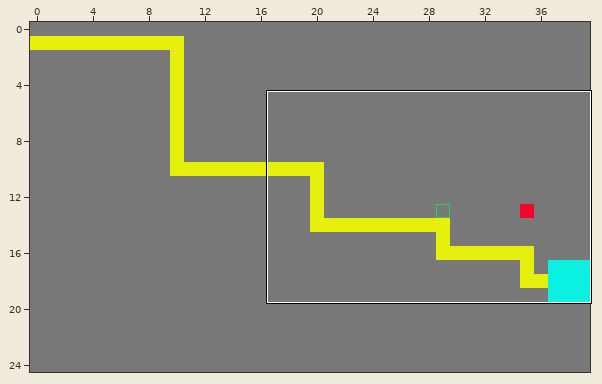
Tiled map: assets/tiles/map.tmx. The picture above shows the old version from afar; the outline marks the close-up.
Close-up. Before:
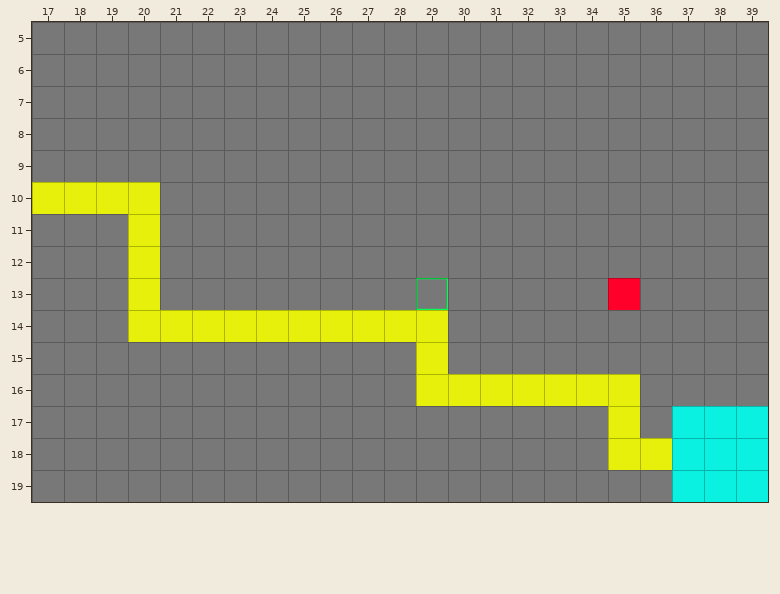
Cells are 32x32 px. Shown: x 17..39, y 5..19.
After:
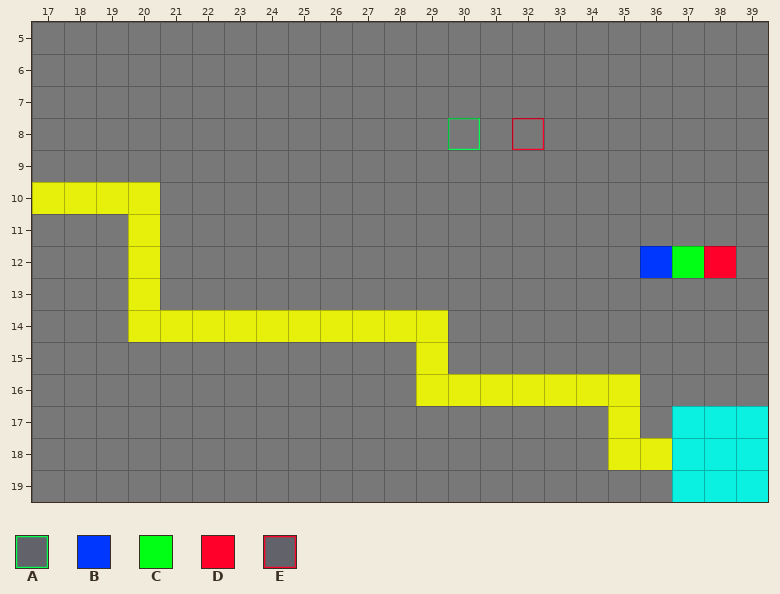
Key: from "placeable": A 0; from "power": B 0; from "recycle": C 0; from "tower": D 2; from "unplaceable": E 0.
_ is an empty cell, . an unchanged one.
What changed:
--- layer "Objects Layer"
@@ x 30..32 @@
- 8 _._
+ 8 A.E
@@ x 29..29 @@
-13 A
+13 _
--- layer "Place Layer"
@@ x 35..38 @@
-12 .___
-13 D...
+12 .BCD
+13 _...
Pixel boxes of the changes (left, top, right, bottom) in both close-ups:
added: (448, 118, 480, 150)
added: (512, 118, 544, 150)
changed: (608, 246, 736, 310)
removed: (416, 278, 448, 310)
